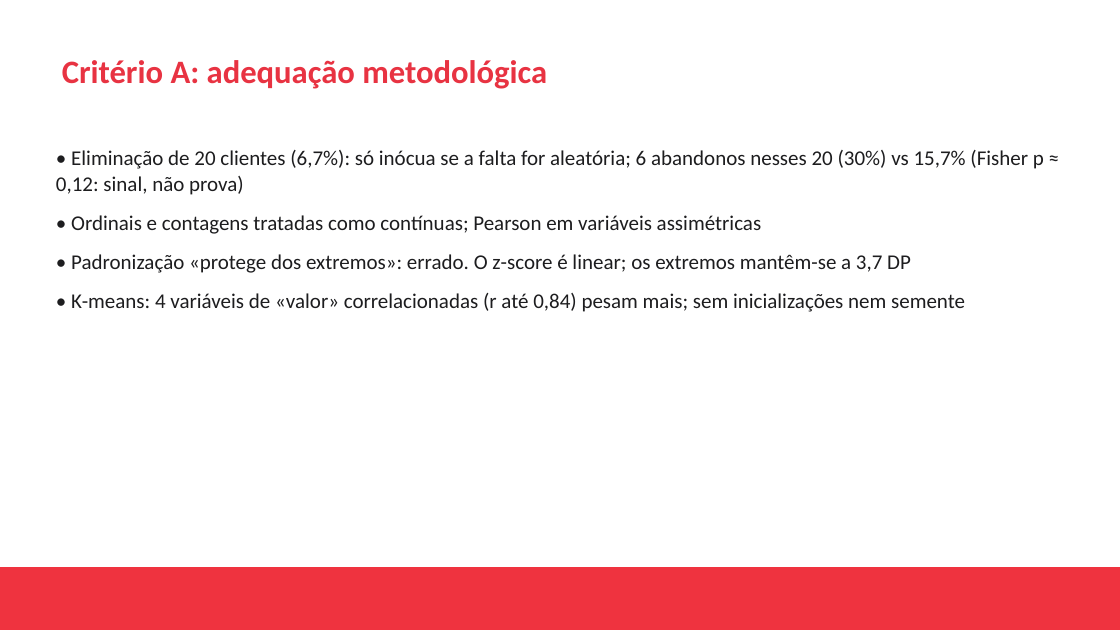
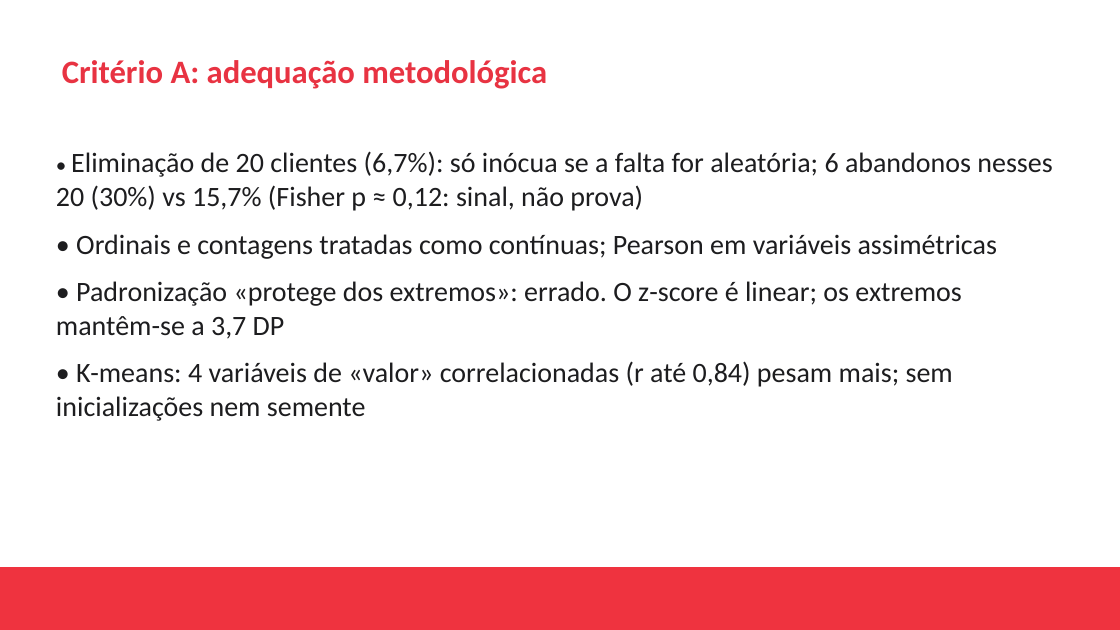
Before and after one commit to marcoluzmartins/claimsSettlement, a slide deck: slide 4 of trabalho_analise_dados/Apresentacao_com_notas.pptx. Drawn at 1120x630 pixels with LibreOffice and Linux fonts; fonts in the diff are those of the drawing; background and template pictures are left out. Boxes give left, top, right and bottom in pixels: in the first picture for what was removed or moved away, otherwise in the second. Text is boxed around its words. In the diff, an @@ line names an element or a change of style, - is before the commit and + after.

```diff
--- a/trabalho_analise_dados/Apresentacao_com_notas.pptx
+++ b/trabalho_analise_dados/Apresentacao_com_notas.pptx
@@ text "• Eliminação de 20 clientes ..." at (56,151,1052,421): size 18 to 24 pt @@
```
Also in this commit, not shown: 2 other slides changed, 1 slide added, 1 slide removed, 1 other file.
